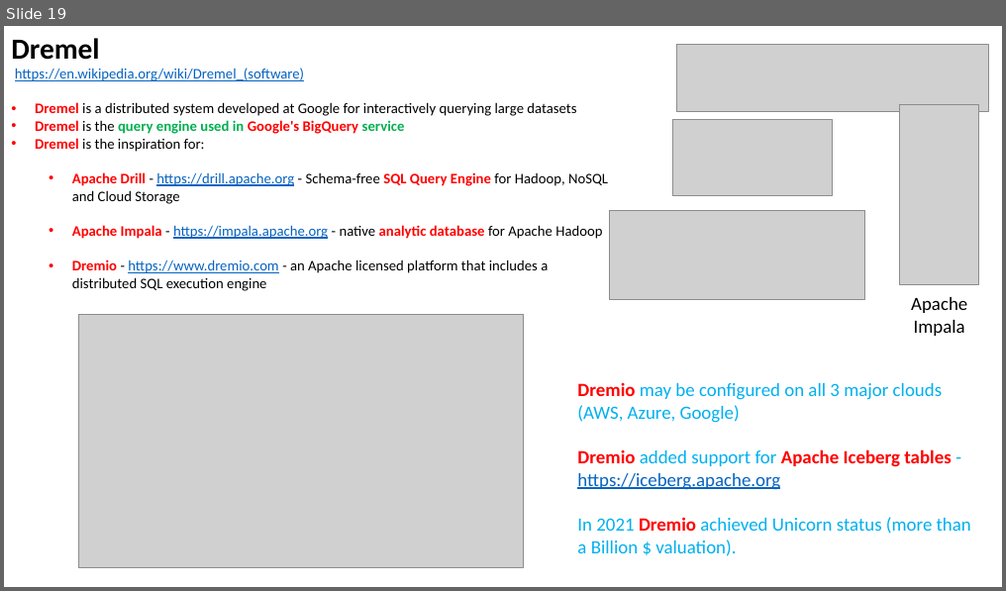
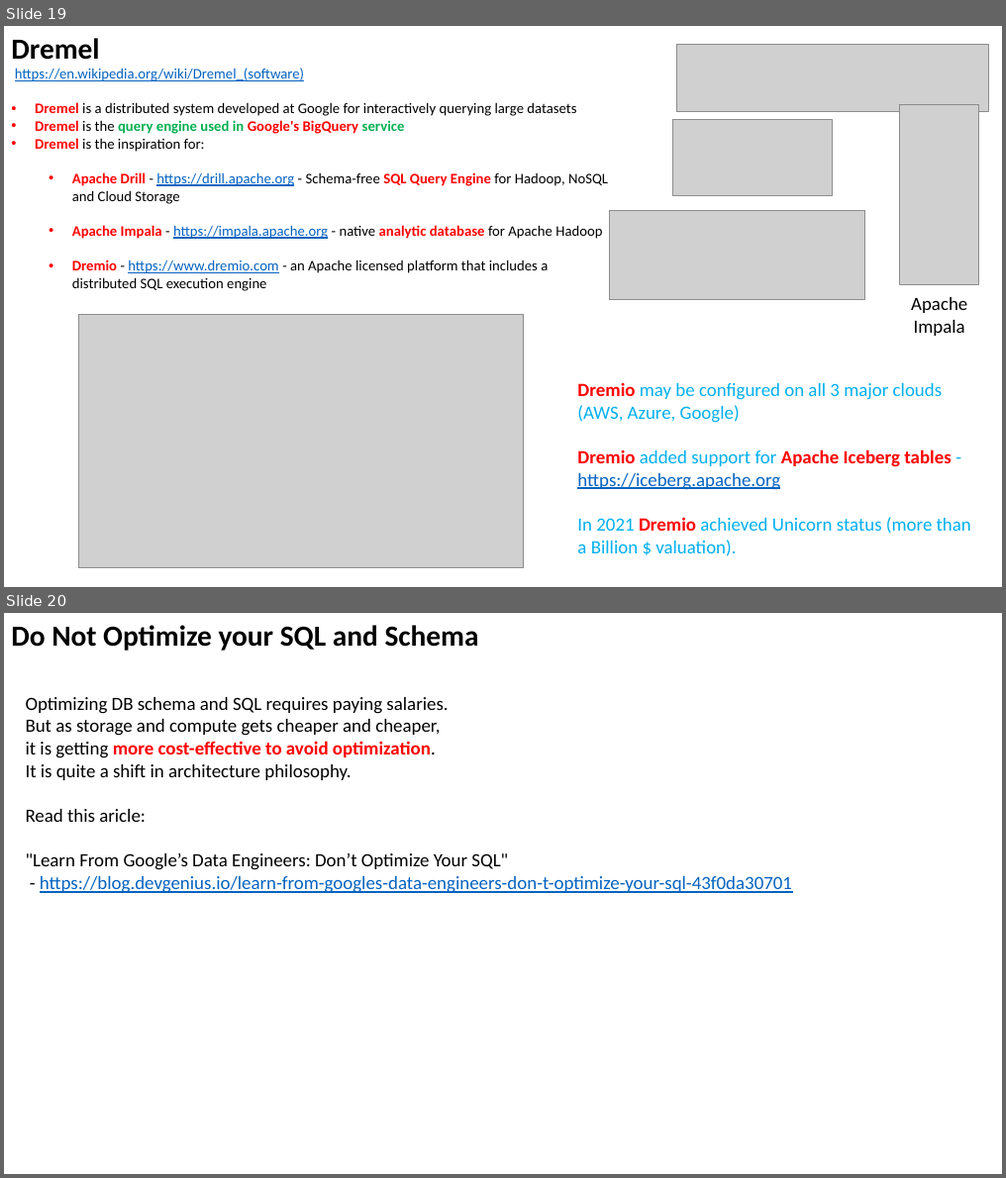
Before and after one commit to lselector/data_architect, a slide deck: DA_13_miscellaneous.pptx. Shown one above the other, each under a label of ours: slide 19 before the commit, slides 19 and 20 after it. The pictures are 1006x591 and 1006x1178 pixels, drawn with LibreOffice and Linux fonts; fonts in the diff are those of the drawing; grey boxes stand for pictures. Boxes give left, top, right and bottom in pixels: in the first picture for what was removed or moved away, otherwise in the second. Text is boxed around its words. In the diff, an @@ line names an element or a change of style, - is before the commit and + after.

```diff
--- a/DA_13_miscellaneous.pptx
+++ b/DA_13_miscellaneous.pptx
@@ slide 20 added at bbox=[4, 613, 1002, 1174], background #FFFFFF @@
@@ text added at bbox=[11, 625, 479, 651], 28 pt, text #000000, bold @@
+Do Not Optimize your SQL and Schema
@@ text added at bbox=[26, 697, 792, 893], 18 pt, text #000000 @@
+Optimizing DB schema and SQL requires paying salaries.
+But as storage and compute gets cheaper and cheaper,
+it is getting more cost-effective to avoid optimization.
+It is quite a shift in architecture philosophy.
+Read this aricle:
+"Learn From Google’s Data Engineers: Don’t Optimize Your SQL"
+- https://blog.devgenius.io/learn-from-googles-data-engineers-don-t-optimize-your-sql-43f0da30701
```
